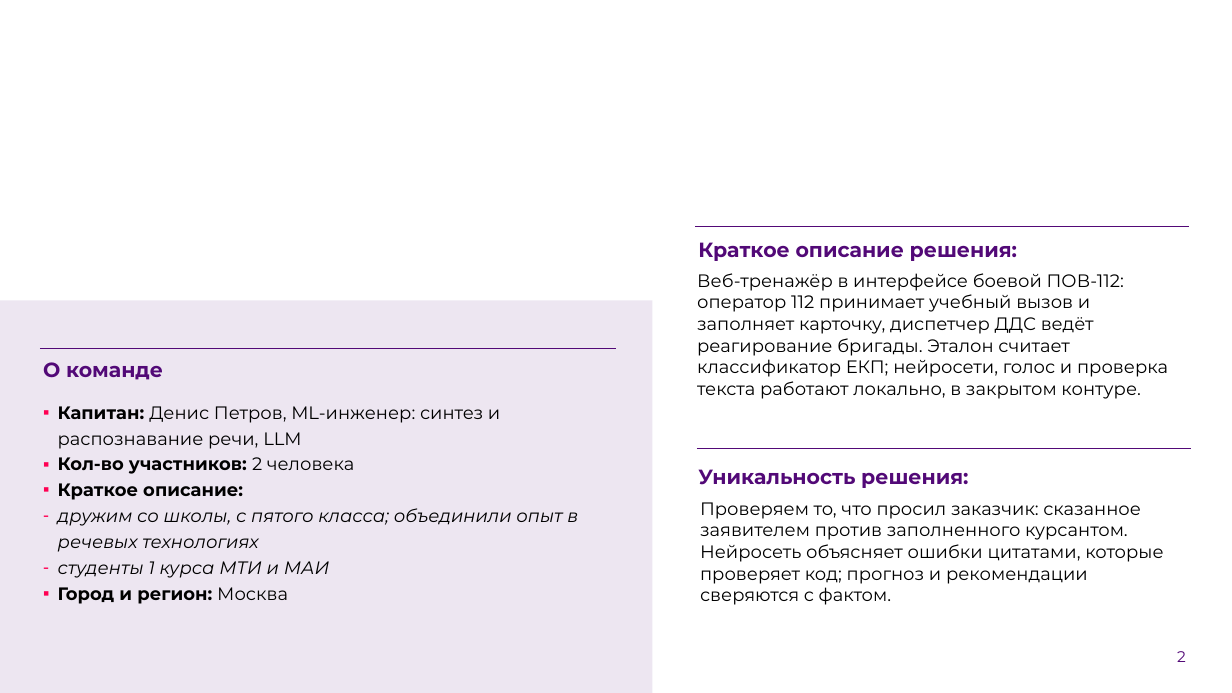
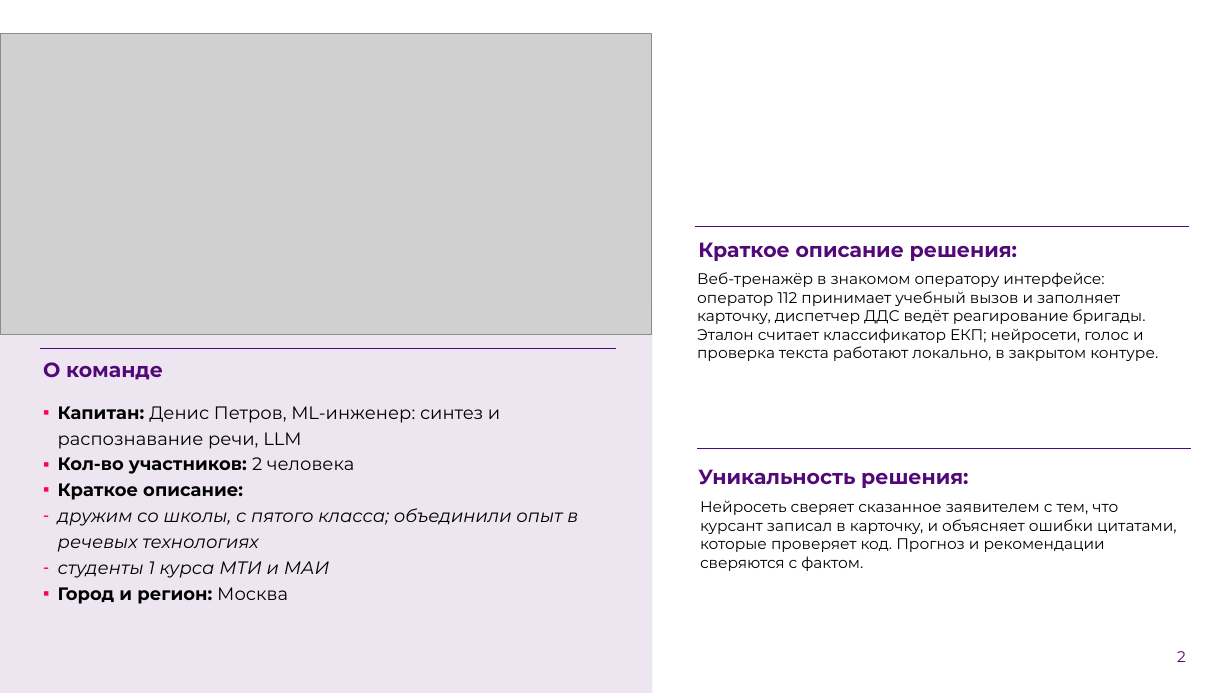
Before and after one commit to Den4ikAI/arm112-trainer_final, a slide deck: slide 2 of docs/презентация.pptx. Drawn at 1232x693 pixels with LibreOffice and Linux fonts; fonts in the diff are those of the drawing; grey boxes stand for pictures; background and template pictures are left out. Boxes give left, top, right and bottom in pixels: in the first picture for what was removed or moved away, otherwise in the second. Text is boxed around its words. In the diff, an @@ line names an element or a change of style, - is before the commit and + after.

```diff
--- a/docs/презентация.pptx
+++ b/docs/презентация.pptx
@@ picture added at <box>1,34,652,335</box> @@
@@ text at <box>697,272,1158,361</box>: text changed; size 14 to 12 pt @@
-Веб-тренажёр в интерфейсе боевой ПОВ-112: оператор 112 принимает учебный вызов и заполняет карточку, диспетчер ДДС ведёт реагирование бригады. Эталон считает классификатор ЕКП; нейросети, голос и проверка текста работают локально, в закрытом контуре.
+Веб-тренажёр в знакомом оператору интерфейсе: оператор 112 принимает учебный вызов и заполняет карточку, диспетчер ДДС ведёт реагирование бригады. Эталон считает классификатор ЕКП; нейросети, голос и проверка текста работают локально, в закрытом контуре.
@@ text at <box>700,500,1177,571</box>: text changed; size 14 to 12 pt @@
-Проверяем то, что просил заказчик: сказанное заявителем против заполненного курсантом. Нейросеть объясняет ошибки цитатами, которые проверяет код; прогноз и рекомендации сверяются с фактом.
+Нейросеть сверяет сказанное заявителем с тем, что курсант записал в карточку, и объясняет ошибки цитатами, которые проверяет код. Прогноз и рекомендации сверяются с фактом.
```
Also in this commit, not shown: 25 other slides changed, 6 other files.
